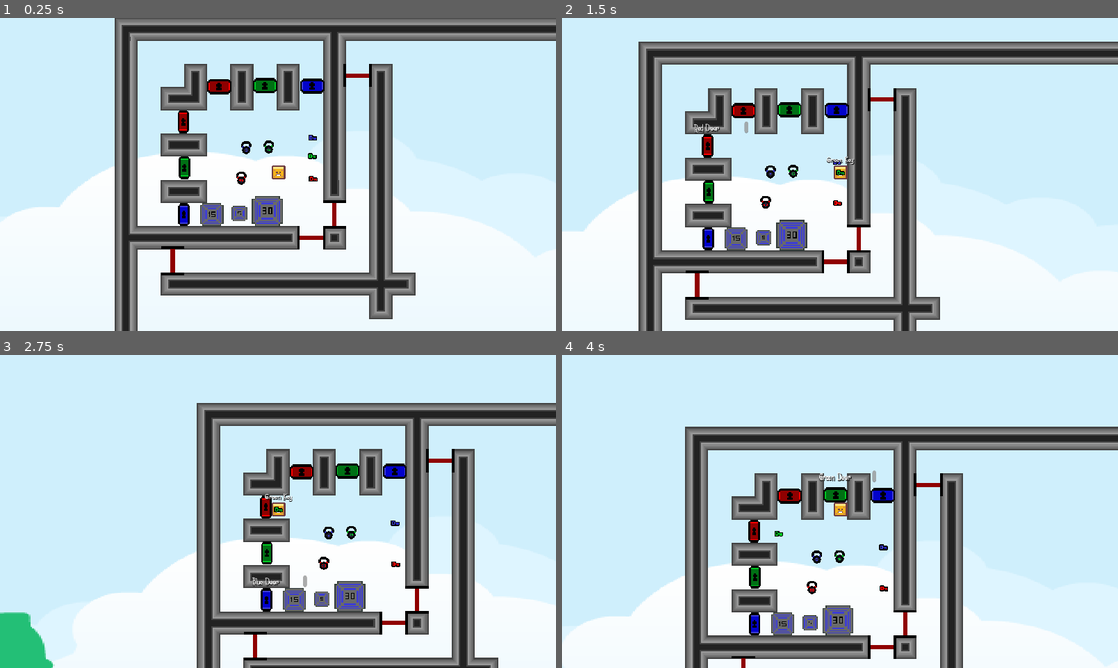
Above: before the commit, frames 1-4 (two rows, left to right).
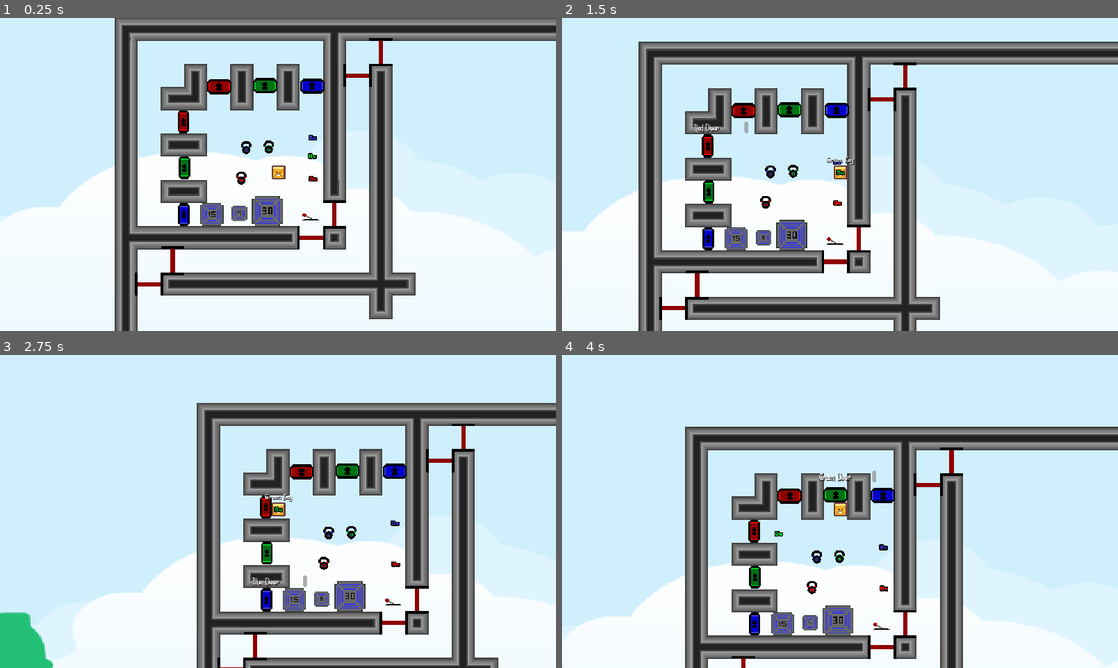
Above: after the commit, the same moments.

Repository: DeadlyBrewer/We-Ferrets-MUST-Escape
Game: Godot game, scene res://Levels/Maps/Testing_Map.tscn
The game is run twice, just before and just after one commit, with the same random seed, the same clock (stepped at 60 frames per second) and the same inputs.
Inputs (mouse positions are in pixels of both pictures, inside the frame that each line leads up to):
- Up to frame 1 (0.25 s): no input
- Up to frame 2 (1.5 s): tap Enter at 0.5 s; move the mouse to (745, 168) at 0.52 s; hold Space (interact) 0.53-1.28 s; hold Right (right) from 0.53 s (still down); tap Up (up) at 0.77 s; move the mouse to (706, 146) at 1.27 s; tap Space (interact) at 1.35 s
- Up to frame 3 (2.75 s): tap Up (up) at 1.52 s; tap Enter at 2 s; move the mouse to (144, 599) at 2.02 s; release Right (right) at 2.03 s; hold Left (left) from 2.03 s (still down); hold Space (interact) from 2.03 s (still down)
- Up to frame 4 (4 s): move the mouse to (956, 470) at 2.77 s; release Left (left) at 2.78 s; release Space (interact) at 2.78 s; hold Right (right) from 2.78 s (still down); tap Space (interact) at 2.85, 3.5 s; tap Up (up) at 3.02, 3.77 s; move the mouse to (834, 492) at 3.52 s; hold Space (interact) from 3.53 s (still down)

The runs differ from the first frame. In frame 1, 0.3% of the frame differs, in the area x 24-71%, y 6-89%; in frame 2, 0.3%, in the area x 17-64%, y 14-97%; in frame 3, 0.2%; in frame 4, 0.2%.

Commit message:
2-27-2024: Refactory object types and added basic switch

Diff:
--- a/Core/Carry_Object.gd
+++ b/Core/Carry_Object.gd
@@ -10,7 +10,7 @@
 
 func _ready():
 	carry_weight = Global_Func.Carry_Weight.NONE # Default
-	carry_object_type = Global_Func.Carry_Type.NONE # Default
+	carry_object_type = Global_Func.Object_Type.NONE # Default
 	interaction_area.interact = Callable(self, "_on_interact")
 	follow_player = false
 
--- a/Core/Global_Data.gd
+++ b/Core/Global_Data.gd
@@ -8,7 +8,7 @@
 var player_global_pos
 
 var has_object
-var object_type_being_carried: Global_Func.Carry_Type
+var object_type_being_carried: Global_Func.Object_Type
 var object_being_carried # Object being carried
 
 var doors_unlocked
@@ -16,7 +16,7 @@
 # Called when the node enters the scene tree for the first time.
 func _ready():
 	has_object = false
-	object_type_being_carried = Global_Func.Carry_Type.NONE
+	object_type_being_carried = Global_Func.Object_Type.NONE
 	doors_unlocked = 0
 	object_being_carried = -1
 
@@ -35,11 +35,11 @@
 	has_object = !has_object
 	#DEBUG.dprint(" Global_data: invert_has_object -> %s" % has_object)
 
-func set_object_type_being_carried(obj: Global_Func.Carry_Type):
+func set_object_type_being_carried(obj: Global_Func.Object_Type):
 	object_type_being_carried = obj
 
 func clear_object_type_being_carried():
-	object_type_being_carried = Global_Func.Carry_Type.NONE
+	object_type_being_carried = Global_Func.Object_Type.NONE
 
 # Will be the actual object being carried
 func set_object_being_carried(obj):
@@ -47,4 +47,4 @@
 
 # NOT a copy of Type.  Using Carry_type.NONE as a NIL type variable
 func clear_object_being_carried():
-	object_type_being_carried = Global_Func.Carry_Type.NONE
+	object_type_being_carried = Global_Func.Object_Type.NONE
--- a/Core/Global_Func.gd
+++ b/Core/Global_Func.gd
@@ -9,12 +9,13 @@
 	TEST
 }
 
-enum Carry_Type {
+enum Object_Type {
 	NONE,
 	KEY,
 	DOOR,
 	WEIGHT,
-	PRESSURE_PLATE
+	PRESSURE_PLATE,
+	SWITCH
 }
 
 enum Carry_Weight {
--- a/Core/Key.gd
+++ b/Core/Key.gd
@@ -7,8 +7,8 @@
 # Called when the node enters the scene tree for the first time.
 func _ready():
 	super._ready()
-	interaction_mouse.set_carry_type(Global_Func.Carry_Type.KEY)
-	carry_object_type = Global_Func.Carry_Type.KEY
+	interaction_mouse.set_type(Global_Func.Object_Type.KEY)
+	carry_object_type = Global_Func.Object_Type.KEY
 
 func get_key_color():
 	return key_color
--- a/Core/Pressure_Plate.gd
+++ b/Core/Pressure_Plate.gd
@@ -15,7 +15,7 @@
 
 # Called when the node enters the scene tree for the first time.
 func _ready():
-	interaction_mouse.set_carry_type(Global_Func.Carry_Type.PRESSURE_PLATE)
+	interaction_mouse.set_type(Global_Func.Object_Type.PRESSURE_PLATE)
 
 # Uses same interaction_area for Labels and pickup
 func register_weight(area: Interaction_Weight):
--- a/Core/Weight.gd
+++ b/Core/Weight.gd
@@ -6,8 +6,8 @@
 # Called when the node enters the scene tree for the first time.
 func _ready():
 	super._ready()
-	interaction_mouse.set_carry_type(Global_Func.Carry_Type.WEIGHT)
-	carry_object_type = Global_Func.Carry_Type.WEIGHT
+	interaction_mouse.set_type(Global_Func.Object_Type.WEIGHT)
+	carry_object_type = Global_Func.Object_Type.WEIGHT
 
 func use_weight():
 	queue_free() # Destory Weight
--- a/Interactions/Character/Intearaction_Manager.gd
+++ b/Interactions/Character/Intearaction_Manager.gd
@@ -58,7 +58,7 @@
 	if event.is_action_pressed("interact") && can_interact:
 		# Open Door
 		if door_area.size() > 0:
-			if Global_Data.object_type_being_carried == Global_Func.Carry_Type.KEY:
+			if Global_Data.object_type_being_carried == Global_Func.Object_Type.KEY:
 				if door_area[0].get_door().get_key_color() == Global_Data.object_being_carried.get_key_color():
 					#DEBUG.dprint("Key and Door Interact")
 					door_area[0].door.open_door()
--- a/Interactions/Mouse/Interaction_Mouse.gd
+++ b/Interactions/Mouse/Interaction_Mouse.gd
@@ -3,7 +3,7 @@
 @onready var label = $Label
 var over_text: String = "Mouse_Over"
 var show_label = false
-var carry_type
+var type
 
 # Called when the node enters the scene tree for the first time.
 func _ready():
@@ -16,16 +16,16 @@
 func _process(_delta):
 	if show_label:
 		label.text = "[center]" + over_text + "[/center]"
-		if carry_type == Global_Func.Carry_Type.KEY || carry_type == Global_Func.Carry_Type.WEIGHT:
+		if type == Global_Func.Object_Type.KEY || type == Global_Func.Object_Type.WEIGHT || type == Global_Func.Object_Type.SWITCH:
 			label.global_position = global_position
 			label.global_position.y -= 36
 			label.global_position.x -= label.size.x / 2
-		elif carry_type == Global_Func.Carry_Type.DOOR:
+		elif type == Global_Func.Object_Type.DOOR:
 			label.global_position = global_position
 			label.global_position.y -= 50
 			label.global_position.x -= 80
 			label.scale = Vector2(0.5, 0.5)
-		elif carry_type == Global_Func.Carry_Type.PRESSURE_PLATE:
+		elif type == Global_Func.Object_Type.PRESSURE_PLATE:
 			label.global_position = global_position
 			label.global_position.y -= 36
 			label.global_position.x -= label.size.x / 2
@@ -50,8 +50,8 @@
 func get_over_text() -> String:
 	return over_text
 
-func set_carry_type(new_carry_type):
-	carry_type = new_carry_type
+func set_type(new_type):
+	type = new_type
 
 func get_carry_type() -> int:
-	return carry_type
+	return type
--- a/Levels/Maps/Testing_Map.tscn
+++ b/Levels/Maps/Testing_Map.tscn
@@ -20,6 +20,7 @@
 [ext_resource type="PackedScene" uid="uid://bjd5dn0hict1x" path="res://Scenes/Pressure_Plates/Pressure_Plate_Light.tscn" id="18_25afh"]
 [ext_resource type="PackedScene" uid="uid://2lj7hrriwj7e" path="res://Scenes/Pressure_Plates/Pressure_Plate_Heavy.tscn" id="19_qlbr1"]
 [ext_resource type="PackedScene" uid="uid://b1vvhc03s3yxs" path="res://Scenes/Doors/Switch_Door.tscn" id="20_xiekr"]
+[ext_resource type="PackedScene" uid="uid://bb475slphdw2u" path="res://Scenes/Switch.tscn" id="21_l6rob"]
 
 [sub_resource type="TileSetAtlasSource" id="TileSetAtlasSource_aqu6j"]
 texture = ExtResource("4_0yfm5")
@@ -207,3 +208,17 @@
 position = Vector2(504, 120)
 rotation = 1.5708
 scale = Vector2(1.5, 1.85938)
+
+[node name="Switch_Door_Switch_1" parent="Testing_Map/Switch_Doors" instance=ExtResource("20_xiekr")]
+position = Vector2(552, 72)
+scale = Vector2(1.5, 1.8125)
+
+[node name="Switch_Door_Switch_2" parent="Testing_Map/Switch_Doors" instance=ExtResource("20_xiekr")]
+position = Vector2(72, 552)
+rotation = 1.5708
+scale = Vector2(1.5, 1.8125)
+
+[node name="Switches" type="Node" parent="Testing_Map"]
+
+[node name="Switch" parent="Testing_Map/Switches" instance=ExtResource("21_l6rob")]
+position = Vector2(407, 409)
--- a/Levels/Scripts/Testing_Map.gd
+++ b/Levels/Scripts/Testing_Map.gd
@@ -11,6 +11,11 @@
 @onready var pp_heavy_1 = $Pressure_Plates/Pressure_Plate_Heavy_1
 @onready var door3 = $Switch_Doors/Switch_Door_Heavy_1
 @onready var door4 = $Switch_Doors/Switch_Door_Heavy_2
+
+@onready var switch = $Switches/Switch
+@onready var door5 = $Switch_Doors/Switch_Door_Switch_1
+@onready var door6 = $Switch_Doors/Switch_Door_Switch_2
+
 
 func _physics_process(_delta):
 	if pp_light_1.get_is_active():
@@ -30,6 +35,12 @@
 		door3.set_closed()
 		door4.set_closed()
 
+	if switch.get_is_active():
+		door5.set_open()
+		door6.set_open()
+	else:
+		door5.set_closed()
+		door6.set_closed()
 #func get_active_pp_l_1():
 	#return pp_light_1.get_is_active()
 #
--- a/Scenes/Switch.tscn
+++ b/Scenes/Switch.tscn
@@ -1,6 +1,47 @@
-[gd_scene load_steps=2 format=3 uid="uid://bb475slphdw2u"]
+[gd_scene load_steps=9 format=3 uid="uid://bb475slphdw2u"]
 
 [ext_resource type="Script" path="res://Scripts/Switch.gd" id="1_37j6q"]
+[ext_resource type="Texture2D" uid="uid://bn4pc6ul381ip" path="res://Assets/switch_off.png" id="1_kxvjq"]
+[ext_resource type="Texture2D" uid="uid://cpmm04grwdwmm" path="res://Assets/switch_on.png" id="2_mvi48"]
+[ext_resource type="PackedScene" uid="uid://btqbv6a1kla5e" path="res://Interactions/Character/Interaction_Area.tscn" id="4_4nvsy"]
+[ext_resource type="PackedScene" uid="uid://205nj156teo4" path="res://Interactions/Mouse/Interaction_Mouse.tscn" id="5_y4cwp"]
+
+[sub_resource type="SpriteFrames" id="SpriteFrames_7eabj"]
+animations = [{
+"frames": [{
+"duration": 1.0,
+"texture": ExtResource("1_kxvjq")
+}],
+"loop": true,
+"name": &"off",
+"speed": 5.0
+}, {
+"frames": [{
+"duration": 1.0,
+"texture": ExtResource("2_mvi48")
+}],
+"loop": true,
+"name": &"on",
+"speed": 5.0
+}]
+
+[sub_resource type="CircleShape2D" id="CircleShape2D_luhbw"]
+radius = 26.0192
+
+[sub_resource type="CircleShape2D" id="CircleShape2D_3rqpr"]
+radius = 26.0
 
 [node name="Switch" type="AnimatedSprite2D"]
+sprite_frames = SubResource("SpriteFrames_7eabj")
+animation = &"off"
 script = ExtResource("1_37j6q")
+
+[node name="Interaction_Area" parent="." instance=ExtResource("4_4nvsy")]
+
+[node name="CollisionShape2D" type="CollisionShape2D" parent="Interaction_Area"]
+shape = SubResource("CircleShape2D_luhbw")
+
+[node name="Mouse_Interaction" parent="." instance=ExtResource("5_y4cwp")]
+
+[node name="CollisionShape2D" type="CollisionShape2D" parent="Mouse_Interaction"]
+shape = SubResource("CircleShape2D_3rqpr")
--- a/Scripts/Doors/Door.gd
+++ b/Scripts/Doors/Door.gd
@@ -10,7 +10,7 @@
 
 # Called when the node enters the scene tree for the first time.
 func _ready():
-	mouse_interaction.set_carry_type(Global_Func.Carry_Type.DOOR)
+	mouse_interaction.set_type(Global_Func.Object_Type.DOOR)
 
 
 # Called every frame. 'delta' is the elapsed time since the previous frame.
--- a/Scripts/Switch.gd
+++ b/Scripts/Switch.gd
@@ -1,12 +1,32 @@
 extends AnimatedSprite2D
+class_name Switch
 
+@onready var switch = $"."
+@onready var interaction_area = $Interaction_Area
+@onready var interaction_mouse = $Mouse_Interaction
+
+var is_active = false
 
 # Called when the node enters the scene tree for the first time.
 func _ready():
-	pass # Replace with function body.
+	interaction_mouse.set_type(Global_Func.Object_Type.SWITCH)
+	interaction_mouse.set_over_text("Switch")
+	interaction_area.set_action_name("Switch")
+	interaction_area.interact = Callable(self, "_on_interact")
 
-
+func _on_interact():
+	if is_active:
+		is_active = false
+	else:
+		is_active = true
+	DEBUG.dprint("Switch: _on_interact: %s" % is_active)
 
 # Called every frame. 'delta' is the elapsed time since the previous frame.
-func _process(delta):
-	pass
+func _physics_process(_delta):
+	if is_active:
+		switch.animation = "on"
+	else:
+		switch.animation = "off"
+
+func get_is_active():
+	return is_active
Not shown: 1 places in Levels/Maps/Testing_Map.tscn that only renumber resources
